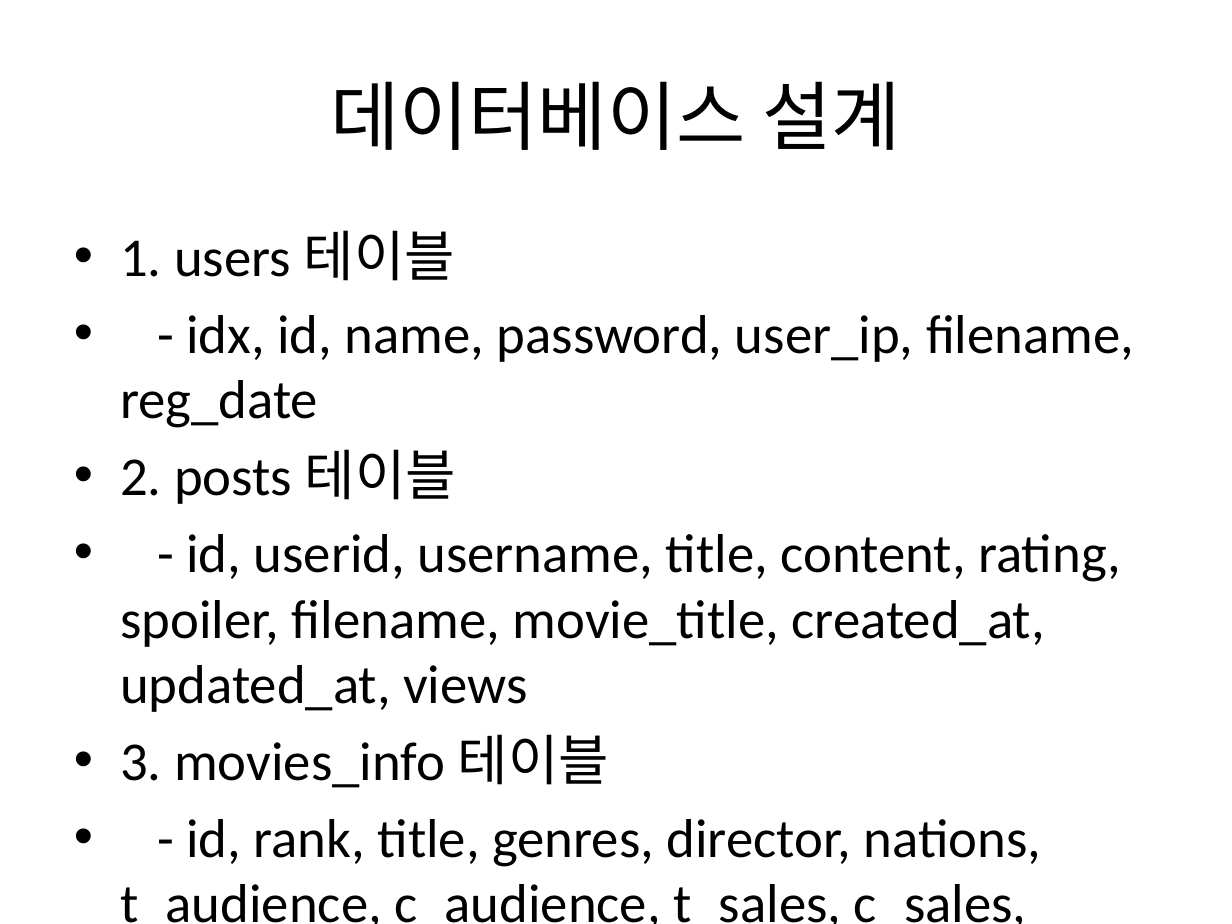
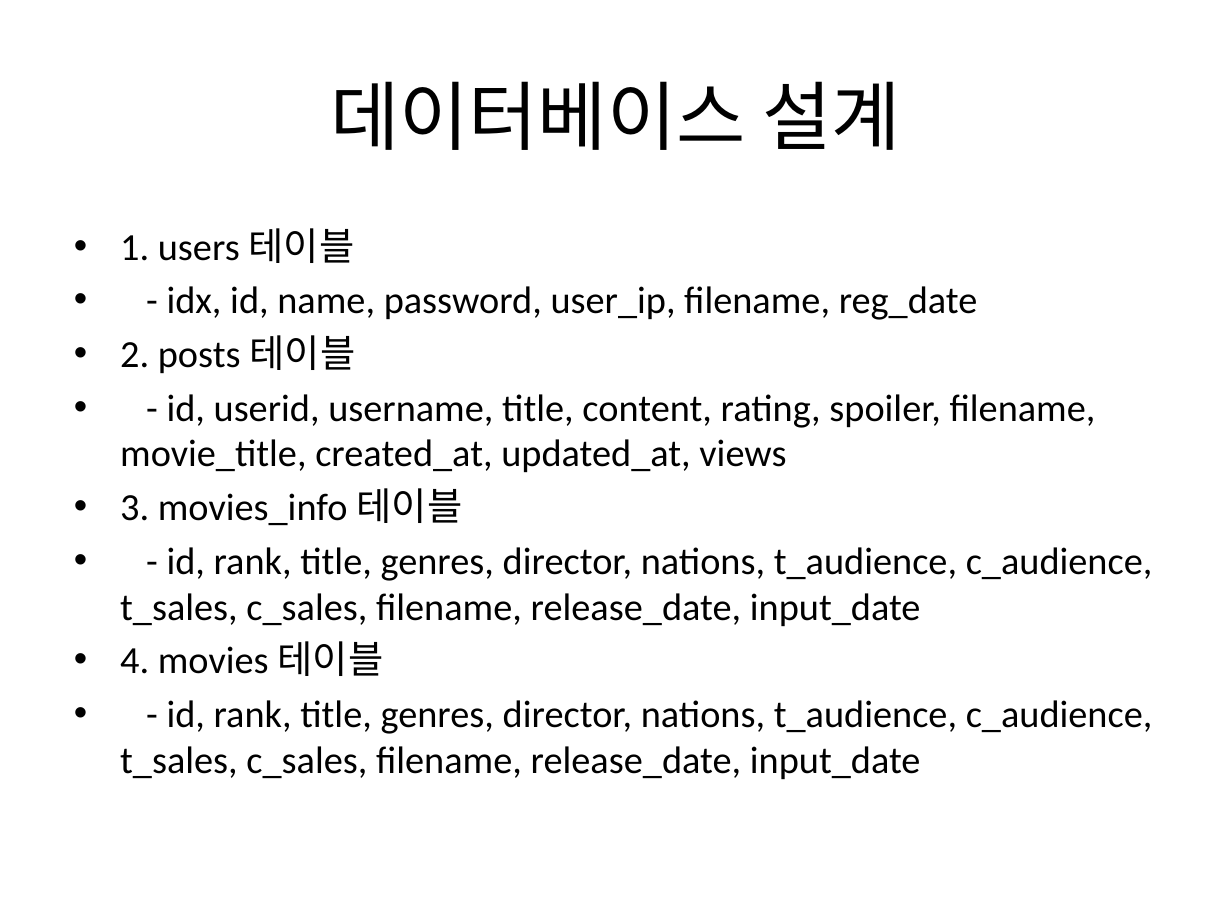
Before and after one commit to junhyuk000/PopcornAPP, a slide deck: slide 5 of MovieInfoAPP_Presentation.pptx. Drawn at 1232x924 pixels with LibreOffice and Linux fonts; fonts in the diff are those of the drawing. Boxes give left, top, right and bottom in pixels: in the first picture for what was removed or moved away, otherwise in the second. Text is boxed around its words. In the diff, an @@ line names an element or a change of style, - is before the commit and + after.

```diff
--- a/MovieInfoAPP_Presentation.pptx
+++ b/MovieInfoAPP_Presentation.pptx
@@ text "1. users 테이블" at bbox=[120, 228, 1153, 780]: size 32 to 22.4 pt; less space between paragraphs @@
```
Also in this commit, not shown: 2 other slides changed, 1 slide added, 3 other files.
